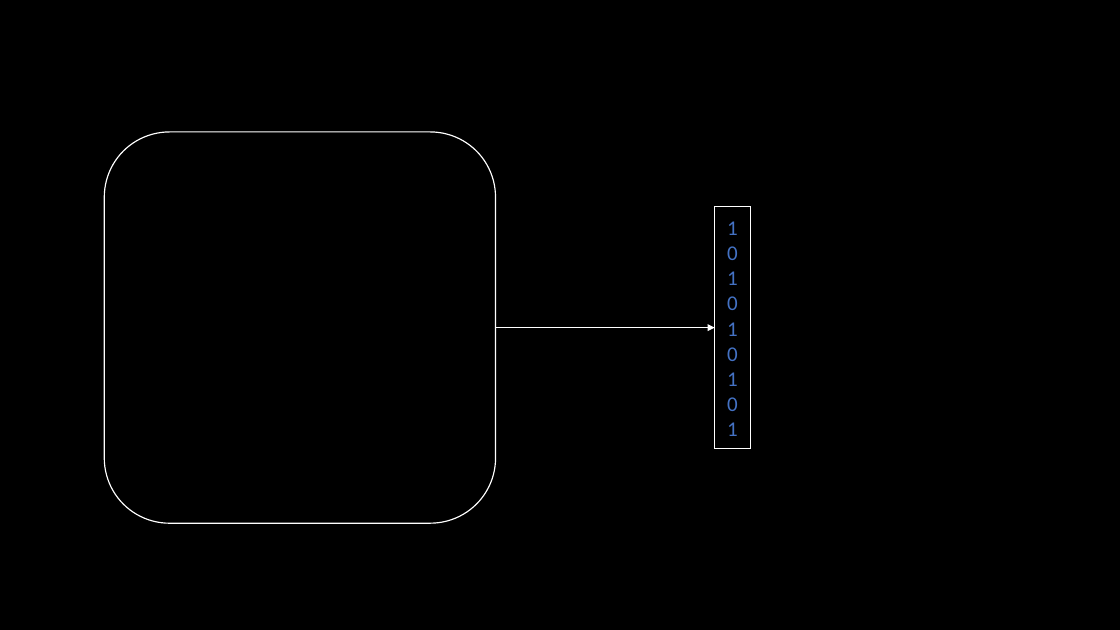
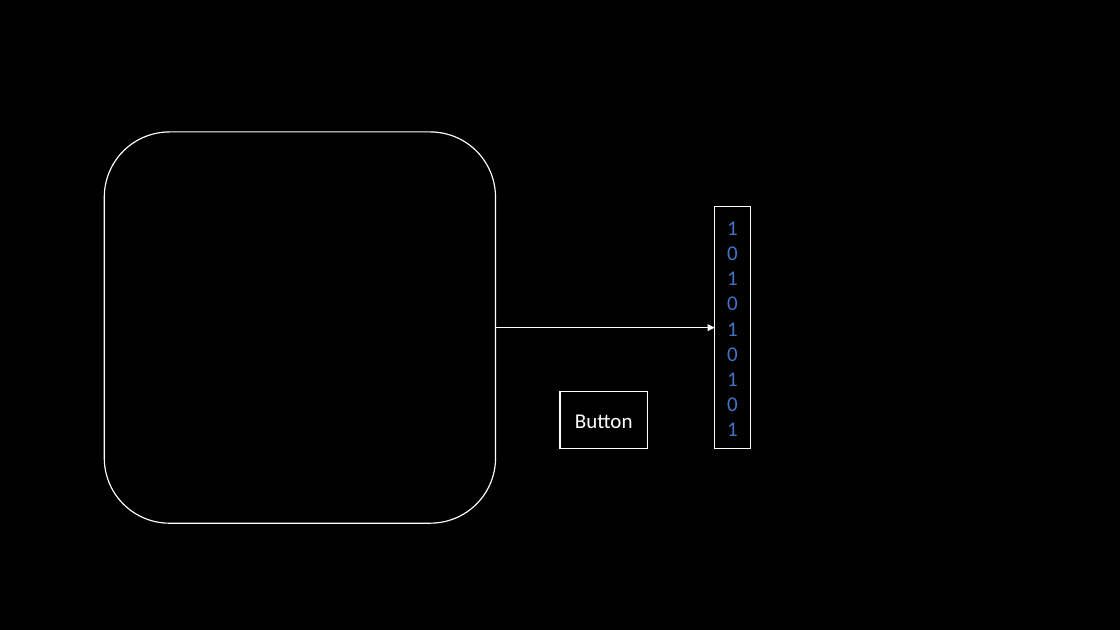
Before and after one commit to evoRegression/Regression, a slide deck: slide 3 of Presentation/evoShapeRecognizer/Session02/SingleNeuron.pptx. Drawn at 1120x630 pixels with LibreOffice and Linux fonts; fonts in the diff are those of the drawing. Boxes give left, top, right and bottom in pixels: in the first picture for what was removed or moved away, otherwise in the second. Text is boxed around its words. In the diff, an @@ line names an element or a change of style, - is before the commit and + after.

Commit message:
Add button image to data conversion slide.

```diff
--- a/Presentation/evoShapeRecognizer/Session02/SingleNeuron.pptx
+++ b/Presentation/evoShapeRecognizer/Session02/SingleNeuron.pptx
@@ rectangle added at (x1=560, y1=392, x2=648, y2=449), outline #FFFFFF 1 pt, 18 pt, text #FFFFFF @@
+Button
```
